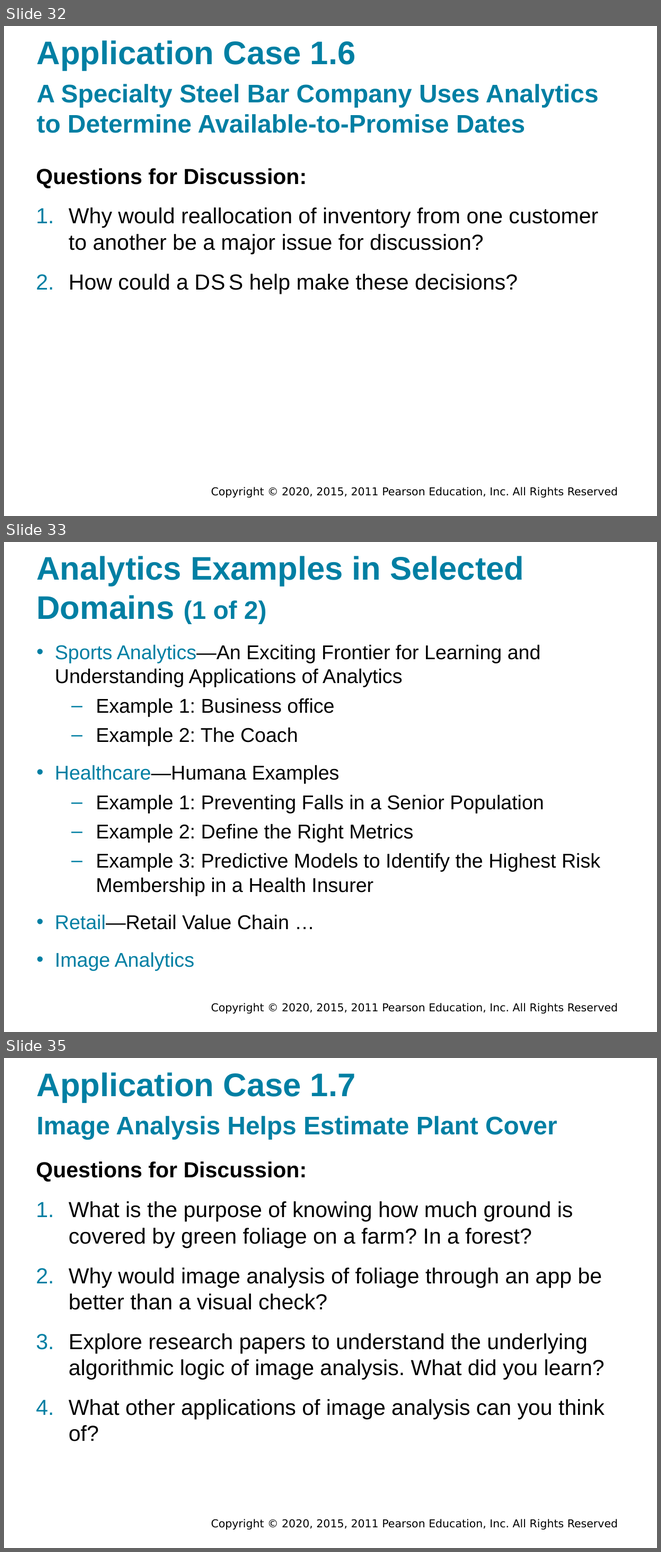
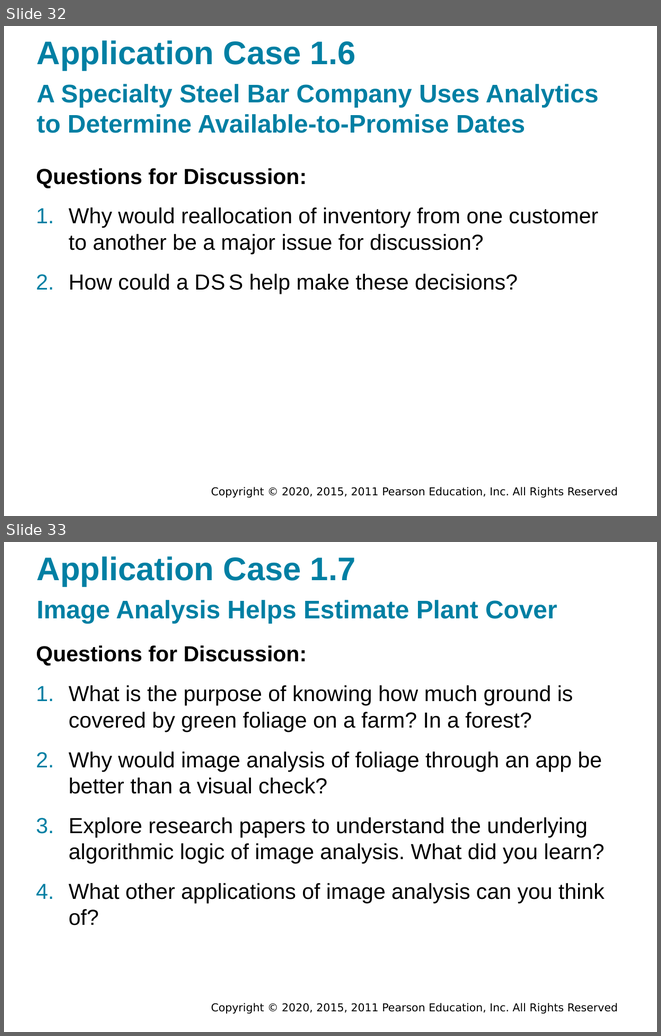
Before and after one commit to walkman617/DS2021, a slide deck: Slides/Sharda_11e_full_accessible_ppt_01.pptx. Shown one above the other, each under a label of ours: slides 32, 33 and 35 before the commit, slides 32 and 33 after it; the slides between them are not shown. The pictures are 661x1552 and 661x1036 pixels, drawn with LibreOffice and Linux fonts; fonts in the diff are those of the drawing; background and template pictures are left out. Boxes give left, top, right and bottom in pixels: in the first picture for what was removed or moved away, otherwise in the second. Text is boxed around its words. In the diff, an @@ line names an element or a change of style, - is before the commit and + after.

```diff
--- a/Slides/Sharda_11e_full_accessible_ppt_01.pptx
+++ b/Slides/Sharda_11e_full_accessible_ppt_01.pptx
@@ slide 33 removed at [4, 542, 657, 1032], background #FFFFFF; not listed: 1 template element that a slide beside it also shows @@
@@ title removed at [36, 556, 524, 624] @@
-Analytics Examples in Selected Domains (1 of 2)
@@ text removed at [55, 644, 600, 971] @@
-• Sports Analytics—An Exciting Frontier for Learning and Understanding Applications of Analytics
-  – Example 1: Business office
-  – Example 2: The Coach
-• Healthcare—Humana Examples
-  – Example 1: Preventing Falls in a Senior Population
-  – Example 2: Define the Right Metrics
-  – Example 3: Predictive Models to Identify the Highest Risk Membership in a Health Insurer
-• Retail—Retail Value Chain …
-• Image Analytics
@@ what was slide 35 is now slide 33 @@
```
Also in this commit, not shown: 1 other slide removed.
